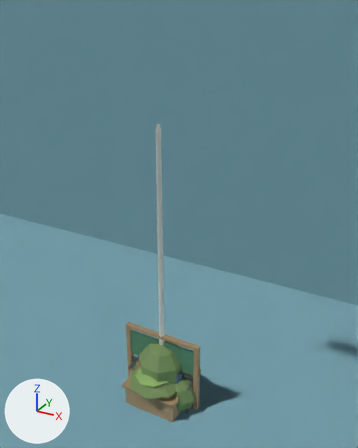
The Blender file art/environment.blend as it was, and as the next commit left it.
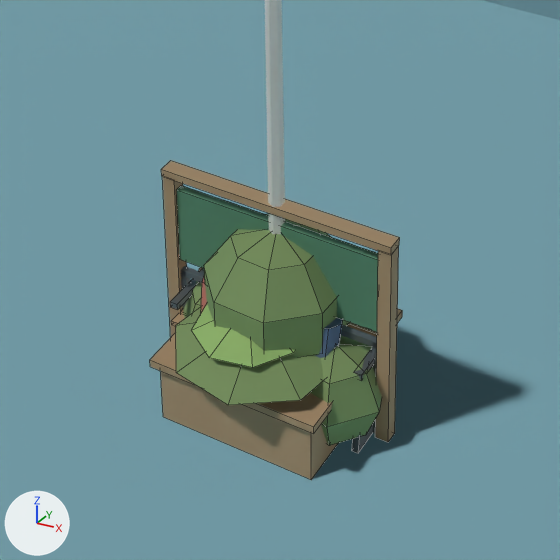
There are two pictures of each version: one from a camera (50 mm lens) standing at (4.58, -7.56, 8.14) and looking at (-0.31, 1.34, 3.69), one close up on the part from 21% to 70% of the width and 61% to 100% of the height. The lights are fixed; the arrows at lower left show +X, +Y and +Z. The last two pictures show the newer version. The close-ups show mesh edges as thin lines. Everything nearer to the camera than a plane just in front of the edit is cut away.

Before the edit, the objects in view are built like this:
```python
me_dr_planter_rim = bpy.data.meshes.new('dr_planter_rim')
me_dr_planter_rim.from_pydata(...)  # a box spanning x -0.65..0.65, y -0.65..0.65, z -0.03..0.03
me_dr_planter_rim.materials.append(mat_dr_timber)  # brown #c2a07a
me_dr_sign_post_e = bpy.data.meshes.new('dr_sign_post_e')
me_dr_sign_post_e.from_pydata(...)  # a box spanning x -0.05..0.05, y -0.05..0.05, z -0.8..0.8
me_dr_sign_post_e.materials.append(mat_dr_timber)  # brown #c2a07a
me_tr_pine_canopy = bpy.data.meshes.new('tr_pine_canopy')
me_tr_pine_canopy.from_pydata(...)  # an 8-sided cone pointing to +z spanning x -0.62..0.62, y -0.62..0.62, z -0.13..0.13
me_tr_pine_canopy.materials.append(mat_tree_foliage_dark)  # green #8da76d
ob_dr_planter_rim = bpy.data.objects.new('dr_planter_rim', me_dr_planter_rim)
ob_dr_planter_rim.parent = ob_dr_planter_box
ob_dr_planter_rim.location = (0.0, 0.0, 0.25)
ob_dr_sign_post_e = bpy.data.objects.new('dr_sign_post_e', me_dr_sign_post_e)
ob_dr_sign_post_e.parent = ob_dr_sign_board
ob_dr_sign_post_e.location = (0.85, 0.0, -0.4)
ob_tr_pine_canopy = bpy.data.objects.new('tr_pine_canopy', me_tr_pine_canopy)
ob_tr_pine_canopy.parent = ob_tr_pine_flare
ob_tr_pine_canopy.location = (0.0, -0.257, 0.75)
ob_tr_pine_canopy.rotation_euler = (0.0, 0.0, 0.209)  # degrees (0, 0, 12)
# also in view: 'dr_planter_shrub' at (0.0, 0.0, 0.9); 'dr_sign_post_w' at (-0.85, 0.0, 0.8); 'dr_planter_box' at (0.0, 0.0, 0.25); 'dr_sign_board' at (0.0, 0.0, 1.2); 'hill_b' at (0.0, 0.0, 27.5)
```
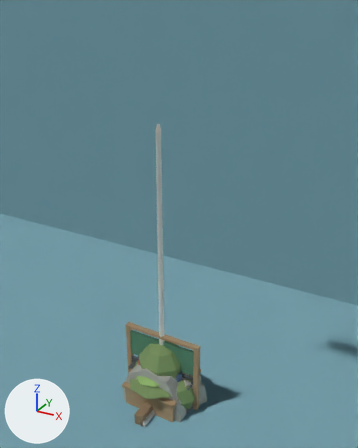
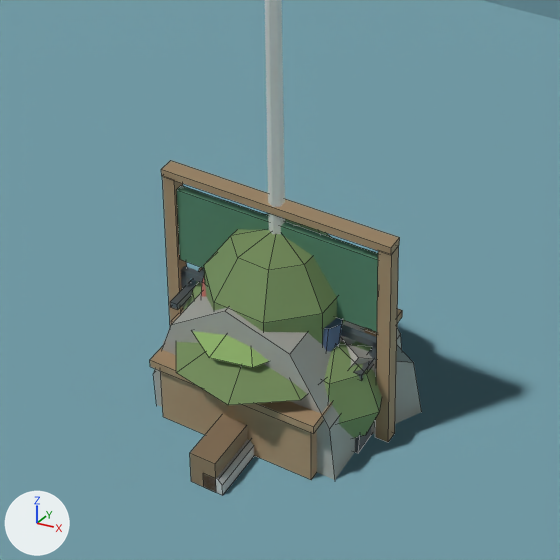
Edits to the scene script, one JSON object a line:
```json
{"op": "add", "block": "mat_rock", "code": ["mat_rock = principled_material('rock')", "mat_rock.base_color = (0.541, 0.522, 0.471)  # light grey #c2bfb7", "mat_rock.roughness = 0.95"]}
{"op": "add", "block": "mat_kerb_concrete", "code": ["mat_kerb_concrete = principled_material('kerb_concrete')", "mat_kerb_concrete.base_color = (0.725, 0.714, 0.682)  # light grey #dddcd7", "mat_kerb_concrete.roughness = 0.95"]}
{"op": "add", "block": "mat_prop_timber_dark", "code": ["mat_prop_timber_dark = principled_material('prop_timber_dark')", "mat_prop_timber_dark.base_color = (0.369, 0.247, 0.141)  # beige #a48869", "mat_prop_timber_dark.roughness = 0.85"]}
{"op": "add", "block": "me_ck_rock_c1", "code": ["me_ck_rock_c1 = bpy.data.meshes.new('ck_rock_c1')", "me_ck_rock_c1.from_pydata([(-0.5, 0.475, -0.12), (0.55, 0.475, -0.12), (0.45, 0.475, 0.48), (0.0, 0.475, 0.73), (-0.45, 0.475, 0.38), (-0.5, -0.475, -0.12), (0.55, -0.475, -0.12), (0.45, -0.475, 0.48), (0.0, -0.475, 0.73), (-0.45, -0.475, 0.38)], [], [(0, 4, 3, 2, 1), (9, 5, 6, 7, 8), (0, 1, 6, 5), (1, 2, 7, 6), (2, 3, 8, 7), (3, 4, 9, 8), (4, 0, 5, 9)])", "me_ck_rock_c1.materials.append(mat_rock)  # light grey #c2bfb7"]}
{"op": "add", "block": "me_ck_rock_c0", "code": ["me_ck_rock_c0 = bpy.data.meshes.new('ck_rock_c0')", "me_ck_rock_c0.from_pydata(...)  # 14 vertices, 9 faces; spans x -0.72..0.75, y -0.525..0.525, z -0.12..1.08", "me_ck_rock_c0.materials.append(mat_rock)  # light grey #c2bfb7"]}
{"op": "add", "block": "me_ck_kerb", "code": ["me_ck_kerb = bpy.data.meshes.new('ck_kerb')", "me_ck_kerb.from_pydata([(0.0, 1.0, 0.0), (0.15, 1.0, 0.0), (0.15, 1.0, 0.09), (0.12, 1.0, 0.12), (0.0, 1.0, 0.12), (0.0, -1.0, 0.0), (0.15, -1.0, 0.0), (0.15, -1.0, 0.09), (0.12, -1.0, 0.12), (0.0, -1.0, 0.12)], [], [(0, 4, 3, 2, 1), (9, 5, 6, 7, 8), (0, 1, 6, 5), (1, 2, 7, 6), (2, 3, 8, 7), (3, 4, 9, 8), (4, 0, 5, 9)])", "me_ck_kerb.materials.append(mat_kerb_concrete)  # light grey #dddcd7"]}
{"op": "add", "block": "me_ck_riser_sleeper", "code": ["me_ck_riser_sleeper = bpy.data.meshes.new('ck_riser_sleeper')", "me_ck_riser_sleeper.from_pydata(...)  # a box spanning x -0.1..0.1, y -1.0..1.0, z -0.12..0.12", "me_ck_riser_sleeper.materials.append(mat_prop_timber_dark)  # beige #a48869"]}
{"op": "add", "block": "ob_ck_rock_c1", "code": ["ob_ck_rock_c1 = bpy.data.objects.new('ck_rock_c1', me_ck_rock_c1)", "ob_ck_rock_c1.parent = ob_ck_rock_c0", "ob_ck_rock_c1.location = (0.3, 0.1, 0.0)", "ob_ck_rock_c1.rotation_euler = (0.0, 0.0, 1.047)  # degrees (0, 0, 60)"]}
{"op": "add", "block": "ob_ck_rock_c0", "code": ["ob_ck_rock_c0 = bpy.data.objects.new('ck_rock_c0', me_ck_rock_c0)", "ob_ck_rock_c0.location = (0.0, 0.0, 0.0)"]}
{"op": "add", "block": "ob_ck_kerb", "code": ["ob_ck_kerb = bpy.data.objects.new('ck_kerb', me_ck_kerb)", "ob_ck_kerb.location = (0.0, 0.0, 0.0)"]}
{"op": "add", "block": "ob_ck_riser_sleeper", "code": ["ob_ck_riser_sleeper = bpy.data.objects.new('ck_riser_sleeper', me_ck_riser_sleeper)", "ob_ck_riser_sleeper.location = (0.0, 0.0, 0.125)"]}
```

What differs and where, as boxes [x1, y1, x2, y2] in the close-ups (560 x 560 px):
```json
{"object": "ck_rock_c0", "change": "added", "after": [153, 292, 402, 480]}
{"object": "ck_riser_sleeper", "change": "added", "after": [190, 415, 247, 492], "on screen": "beige"}
{"object": "ck_rock_c1", "change": "added", "after": [342, 338, 422, 435]}
{"object": "ck_kerb", "change": "added", "after": [203, 440, 254, 495]}
```
